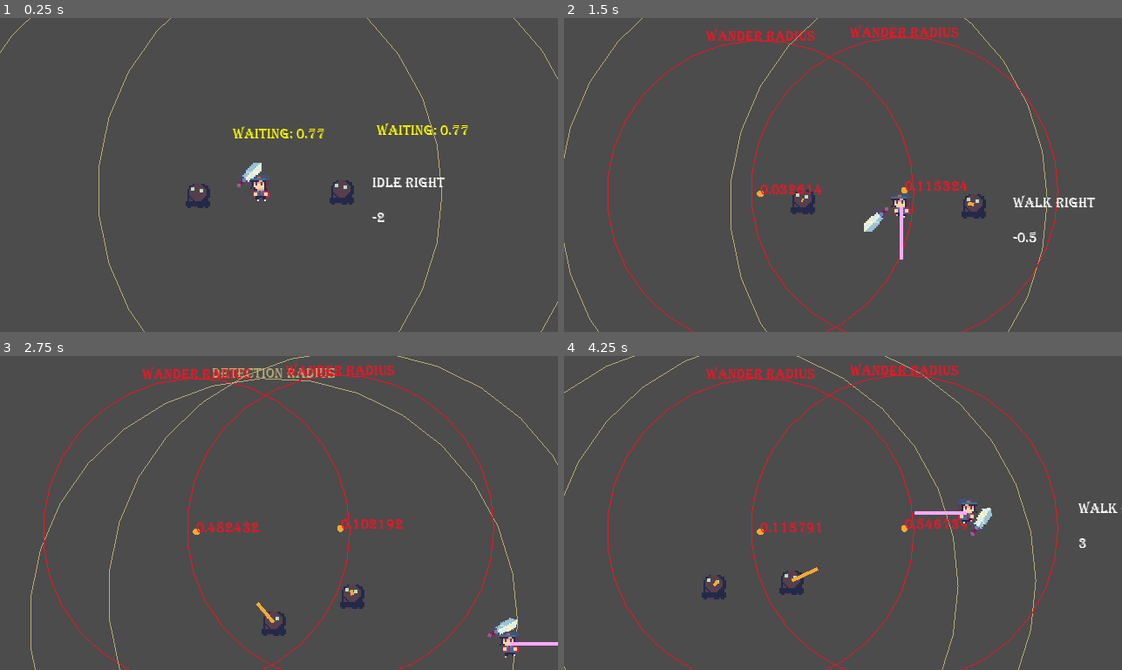
Above: before the commit, frames 1-4 (two rows, left to right).
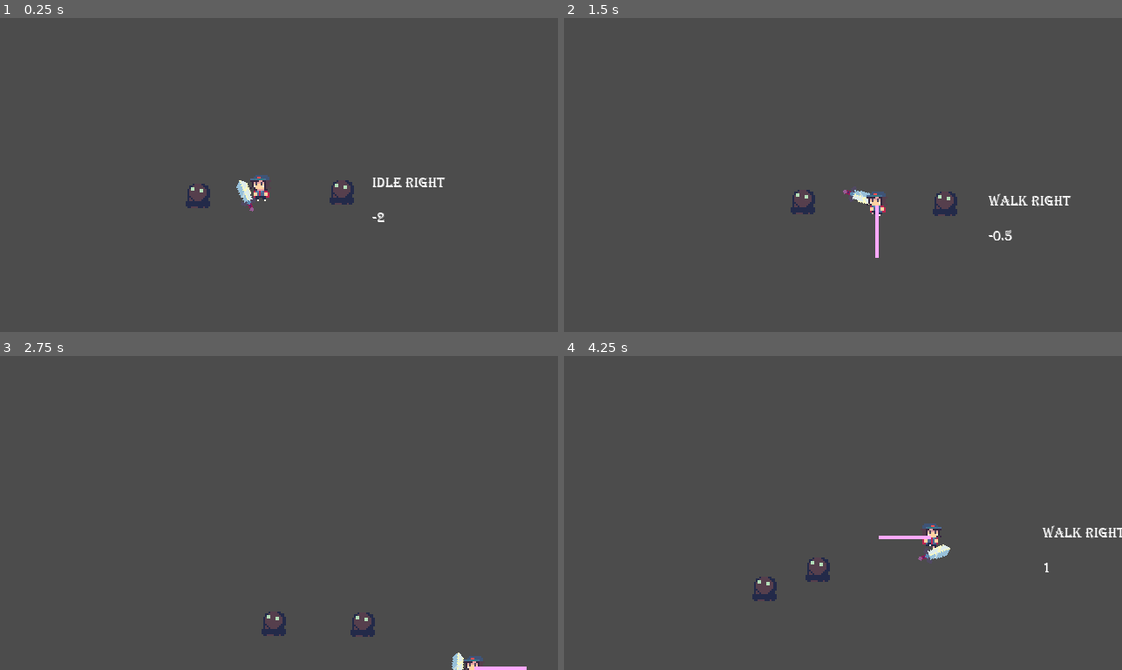
Above: after the commit, the same moments.

Repository: OceanBoy612/SimpleRPG
Game: Godot game, scene res://Code/Enemies/~testing attack/TestingAttack.tscn
The game is run twice, just before and just after one commit, with the same random seed, the same clock (stepped at 60 frames per second) and the same inputs. This scene is started directly instead of the project's main scene.
Inputs (mouse positions are in pixels of both pictures, inside the frame that each line leads up to):
- Up to frame 1 (0.25 s): no input
- Up to frame 2 (1.5 s): tap Enter (ui_accept) at 0.5, 0.77 s; move the mouse to (965, 159) at 0.52 s; hold Right (ui_right) 0.53-1.28 s; click (965, 159) at 0.6 s; move the mouse to (731, 190) at 1.27 s; hold Down (ui_down) from 1.28 s (still down); click (731, 190) at 1.35 s
- Up to frame 3 (2.75 s): tap Enter (ui_accept) at 1.52 s; move the mouse to (334, 443) at 2.02 s; release Down (ui_down) at 2.03 s; hold Right (ui_right) from 2.03 s (still down); tap Shift (dash) at 2.1 s; click (334, 443) at 2.3 s
- Up to frame 4 (4.25 s): move the mouse to (815, 575) at 2.77 s; release Right (ui_right) at 2.78 s; hold Up (ui_up) 2.78-3.53 s; tap E (interact) at 2.85 s; tap Enter (ui_accept) at 3.02, 3.77 s; click (815, 575) at 3.05 s; move the mouse to (1010, 560) at 3.52 s; hold Left (ui_left) from 3.53 s (still down); click (1010, 560) at 3.6 s

The runs differ from the first frame. In frame 1, 1.2% of the frame differs, in the area x 0-100%, y 0-100%; in frame 2, 3.9%; in frame 3, 3.9%; in frame 4, 4.2%.

Commit message:
removed debug drawing, moved player to be next to old man, game now restarts when player dies

Diff:
--- a/src/Code/Character Controller/Player.tscn
+++ b/src/Code/Character Controller/Player.tscn
@@ -133,7 +133,7 @@
 
 [sub_resource type="Curve2D" id=18]
 _data = {
-"points": PoolVector2Array( 4.04089, -1.77943, 0, 0, -42.4403, -1.08582, 0, 0, 0, 0, -36.2387, -2.03182, 1.3317, -4.13273, -1.3317, 4.13273, -37.7103, 5.01068, 0, 0, 0, 0, -46.5397, 11.843 )
+"points": PoolVector2Array( 4.04089, -1.77943, 0, 0, -48.75, 9.25, 0, 0, 0, 0, -47.25, 13.125, -0.139865, 15.313, 0.139865, -15.313, -39.875, -0.125, 0, 0, 0, 0, -47, -12.125, 0, 0, 3.91397, 1.75505, -48.5, -8.75 )
 }
 
 [sub_resource type="RectangleShape2D" id=19]
@@ -189,8 +189,8 @@
 curve = SubResource( 18 )
 
 [node name="PathFollow2D" type="PathFollow2D" parent="Facing/Weapon/Path2D"]
-position = Vector2( -42.4403, -1.08582 )
-rotation = -0.225957
+position = Vector2( -48.75, 9.25 )
+rotation = 0.968517
 loop = false
 
 [node name="WeaponSprite" type="AnimatedSprite" parent="Facing/Weapon/Path2D/PathFollow2D"]
--- a/src/Code/Character Controller/smart_sprite.gd
+++ b/src/Code/Character Controller/smart_sprite.gd
@@ -100,8 +100,10 @@
 	if not DEBUG:
 		return
 
+
 	draw_string(default_font, Vector2(64, 0), animation)
 
-	draw_line(Vector2(), kb.get_meta("direction").normalized()*30, Color("#ffaaff"), 2.0)
+	if kb.has_meta("direction"): # why is this necessary? only on reload?
+		draw_line(Vector2(), kb.get_meta("direction").normalized()*30, Color("#ffaaff"), 2.0)
 
 	draw_string(default_font, Vector2(64, 20), str(ang_index))
--- a/src/Code/Enemies/NPC.tscn
+++ b/src/Code/Enemies/NPC.tscn
@@ -131,7 +131,6 @@
 collision_layer = 0
 collision_mask = 6
 script = ExtResource( 4 )
-DEBUG = true
 radius = 140
 
 [node name="CollisionShape2D" type="CollisionShape2D" parent="DetectionRadius"]
@@ -143,17 +142,14 @@
 
 [node name="Wait" type="Node2D" parent="StateMachine"]
 script = ExtResource( 2 )
-DEBUG = true
 
 [node name="Wander" type="Node2D" parent="StateMachine"]
 script = ExtResource( 3 )
-DEBUG = true
 max_distance = 88
 curve = SubResource( 4 )
 
 [node name="Steering" type="Node2D" parent="StateMachine"]
 script = ExtResource( 6 )
-DEBUG = true
 attack_range = 50.0
 hostile_curve = SubResource( 5 )
 ally_curve = SubResource( 6 )
--- a/src/Code/Entities/CombatEntity.gd
+++ b/src/Code/Entities/CombatEntity.gd
@@ -81,7 +81,10 @@
 	_flash_white()
 	if health <= 0:
 		emit_signal("died")
-		queue_free()
+		if name == "Player":
+			get_tree().reload_current_scene()
+		else:
+			queue_free()
 		return true
 	return false
 
--- a/src/Code/Maps/Map1.tscn
+++ b/src/Code/Maps/Map1.tscn
@@ -77,9 +77,8 @@
 interactions = [ ExtResource( 13 ) ]
 
 [node name="Player" parent="." instance=ExtResource( 4 )]
-position = Vector2( 149.045, 80.8723 )
+position = Vector2( 236.019, 153.704 )
 DEBUG = false
-health = 1000.0
 
 [node name="Enemies" type="Node2D" parent="."]
 
